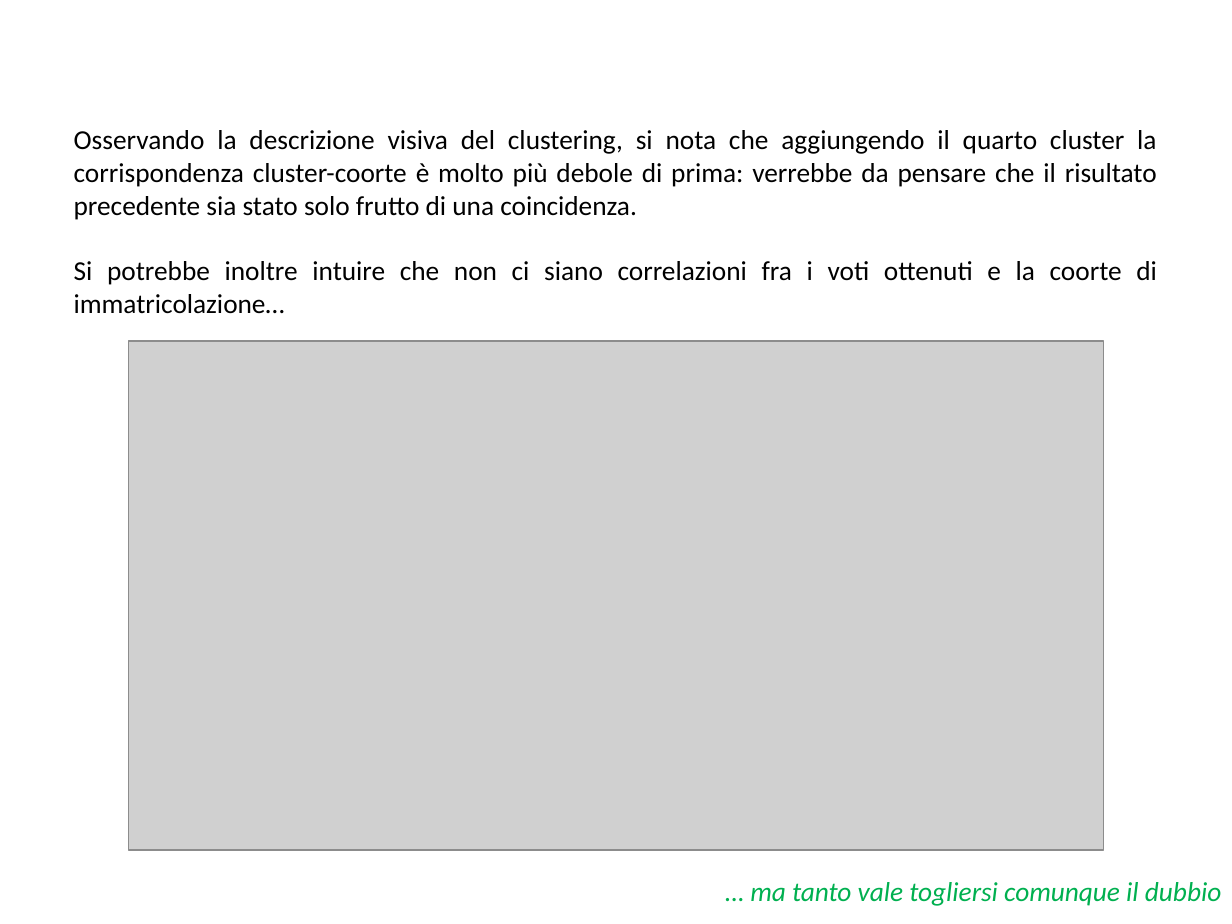
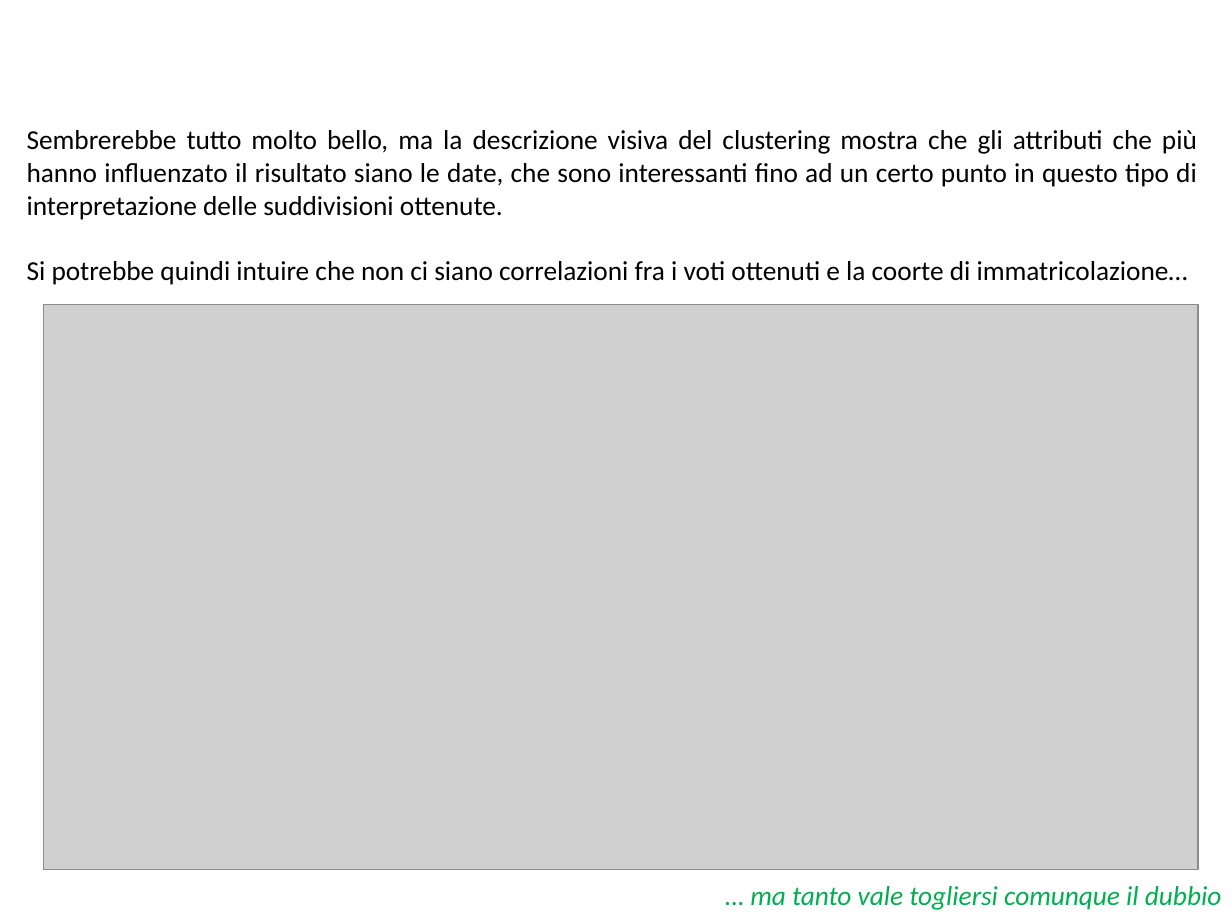
Before and after one commit to BlacknDecker/unifi, a slide deck: slide 65 of relazione.pptx (slide 63 before the commit). Drawn at 1232x924 pixels with LibreOffice and Linux fonts; fonts in the diff are those of the drawing; grey boxes stand for pictures; background and template pictures are left out. Boxes give left, top, right and bottom in pixels: in the first picture for what was removed or moved away, otherwise in the second. Text is boxed around its words. In the diff, an @@ line names an element or a change of style, - is before the commit and + after.

Commit message:
Enough clusteringgit add .!

```diff
--- a/relazione.pptx
+++ b/relazione.pptx
@@ text at <box>27,130,1197,285</box>: text changed @@
-Osservando la descrizione visiva del clustering, si nota che aggiungendo il quarto cluster la corrispondenza cluster-coorte è molto più debole di prima: verrebbe da pensare che il risultato precedente sia stato solo frutto di una coincidenza.
-Si potrebbe inoltre intuire che non ci siano correlazioni fra i voti ottenuti e la coorte di immatricolazione…
+Sembrerebbe tutto molto bello, ma la descrizione visiva del clustering mostra che gli attributi che più hanno influenzato il risultato siano le date, che sono interessanti fino ad un certo punto in questo tipo di interpretazione delle suddivisioni ottenute.
+Si potrebbe quindi intuire che non ci siano correlazioni fra i voti ottenuti e la coorte di immatricolazione…
@@ picture: place and size @@
-picture at <box>128,341,1103,850</box>
+picture at <box>43,304,1198,870</box>
@@ text "… ma tanto vale togliersi ...": place and size @@
-text "… ma tanto vale togliersi ..." at <box>750,882,1221,906</box>
+text "… ma tanto vale togliersi ..." at <box>750,886,1221,910</box>
```
Also in this commit, not shown: 5 other slides changed, 6 slides added, 7 other files.
